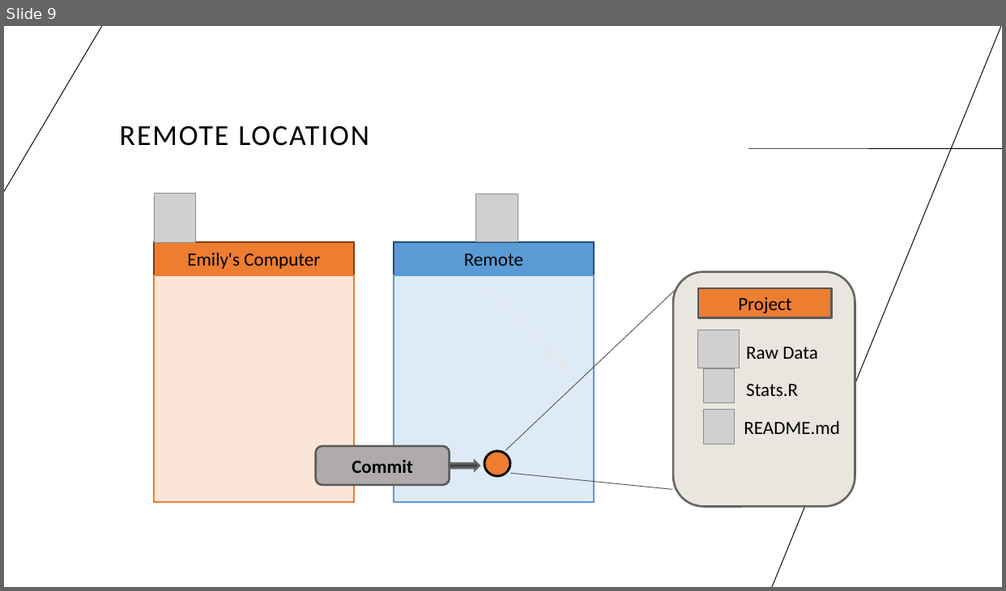
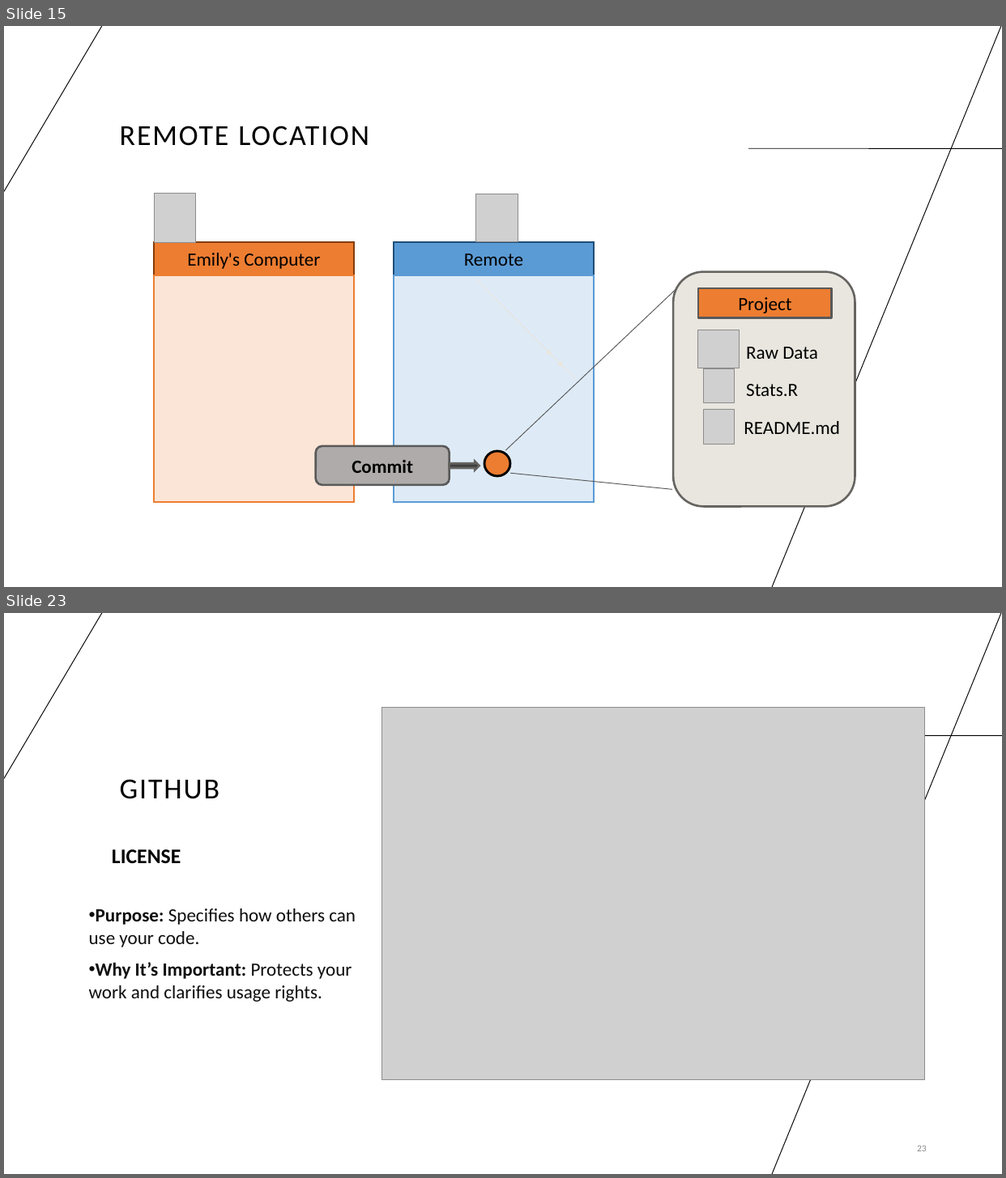
Before and after one commit to cassandra-hui/GitHub-Workshop, a slide deck: Day_1.pptx. Shown one above the other, each under a label of ours: slide 9 before the commit, slides 15 and 23 after it; the slides between them are not shown. The pictures are 1006x591 and 1006x1178 pixels, drawn with LibreOffice and Linux fonts; fonts in the diff are those of the drawing; grey boxes stand for pictures. Boxes give left, top, right and bottom in pixels: in the first picture for what was removed or moved away, otherwise in the second. Text is boxed around its words. In the diff, an @@ line names an element or a change of style, - is before the commit and + after.

```diff
--- a/Day_1.pptx
+++ b/Day_1.pptx
@@ slide 23 added at (x1=4, y1=613, x2=1002, y2=1174), background #FFFFFF; not listed: 3 template elements that a slide beside it also shows @@
@@ picture added at (x1=381, y1=707, x2=925, y2=1080) @@
@@ title added at (x1=120, y1=779, x2=219, y2=799), 28 pt, text #000000 @@
+GITHUB
@@ text added at (x1=89, y1=850, x2=356, y2=1002), 18 pt, text #0E0E0E @@
+    LICENSE
+• Purpose: Specifies how others can use your code.
+• Why It’s Important: Protects your work and clarifies usage rights.
@@ page number added at (x1=917, y1=1145, x2=927, y2=1152), 9 pt, text #8B8B8B @@
+23
@@ what was slide 9 is now slide 15 @@
```
Also in this commit, not shown: 15 slides changed, 9 other slides added, 2 slides removed, 5 other files.
